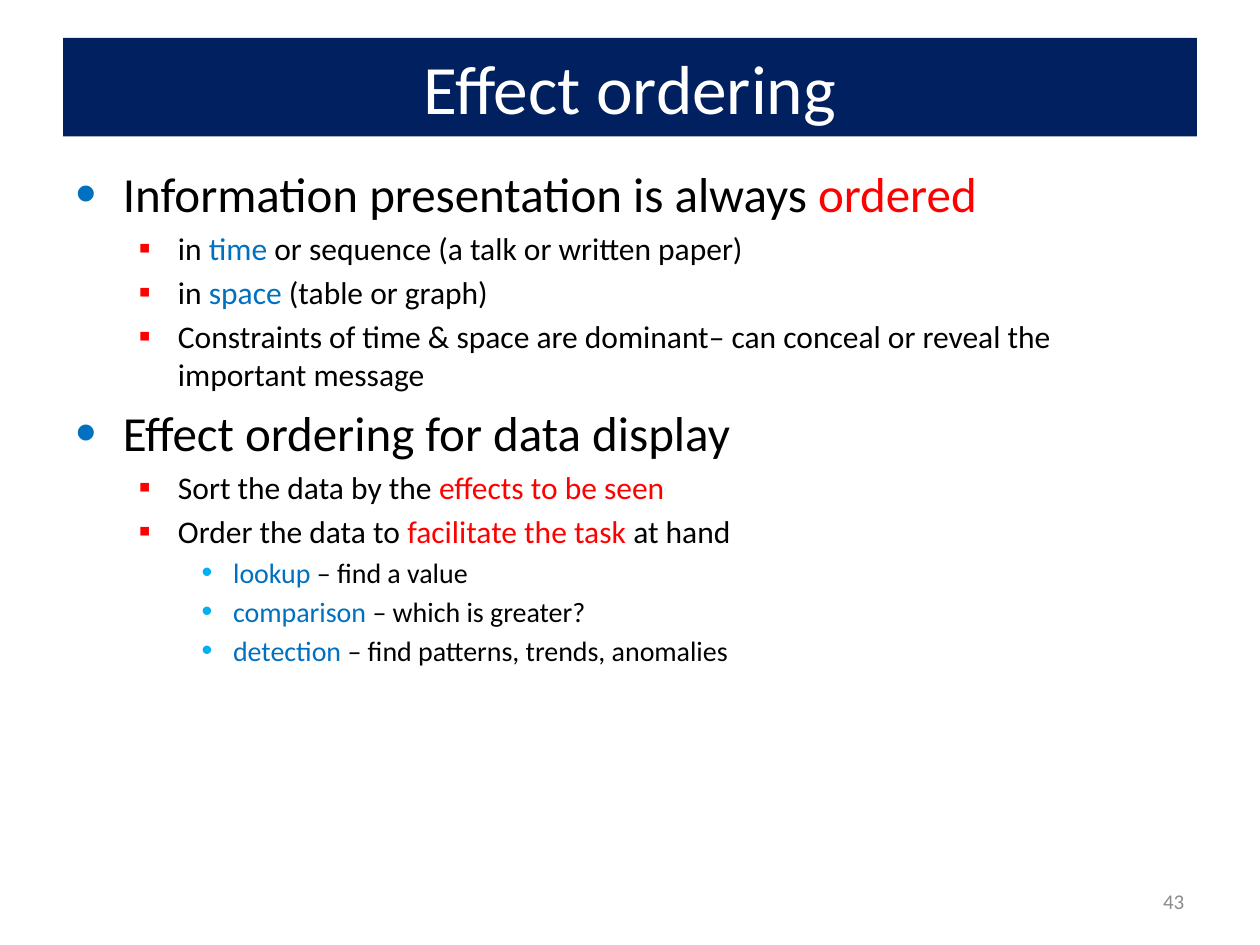
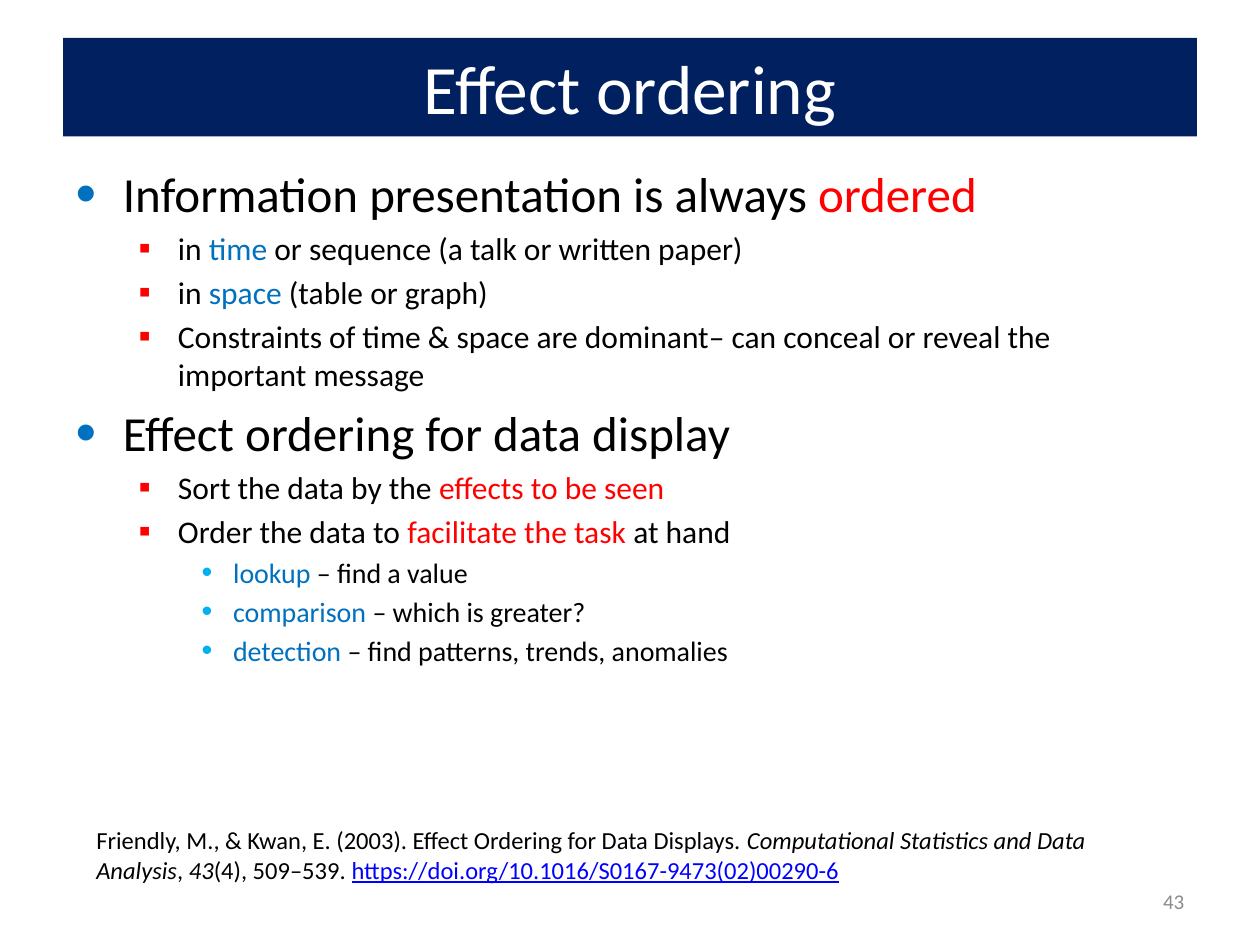
Before and after one commit to friendly/psy6136, a slide deck: slide 43 of docs/lectures/01-Overview.pptx. Drawn at 1260x945 pixels with LibreOffice and Linux fonts; fonts in the diff are those of the drawing. Boxes give left, top, right and bottom in pixels: in the first picture for what was removed or moved away, otherwise in the second. Text is boxed around its words. In the diff, an @@ line names an element or a change of style, - is before the commit and + after.

```diff
--- a/docs/lectures/01-Overview.pptx
+++ b/docs/lectures/01-Overview.pptx
@@ text added at (96,831,1085,884), 14 pt, text #000000 @@
+Friendly, M., & Kwan, E. (2003). Effect Ordering for Data Displays. Computational Statistics and Data Analysis, 43(4), 509–539. https://doi.org/10.1016/S0167-9473(02)00290-6
```
Also in this commit, not shown: 22 other slides changed, 2 slides added, 16 other files.
